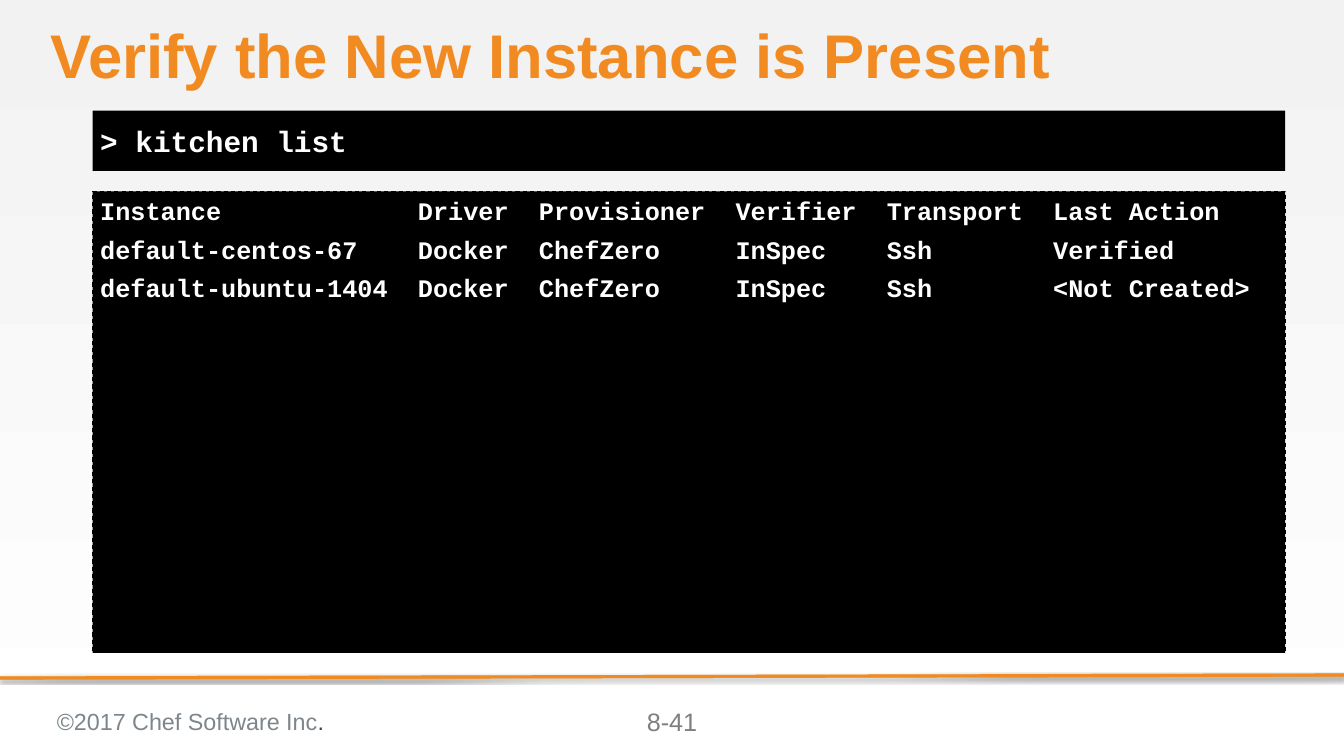
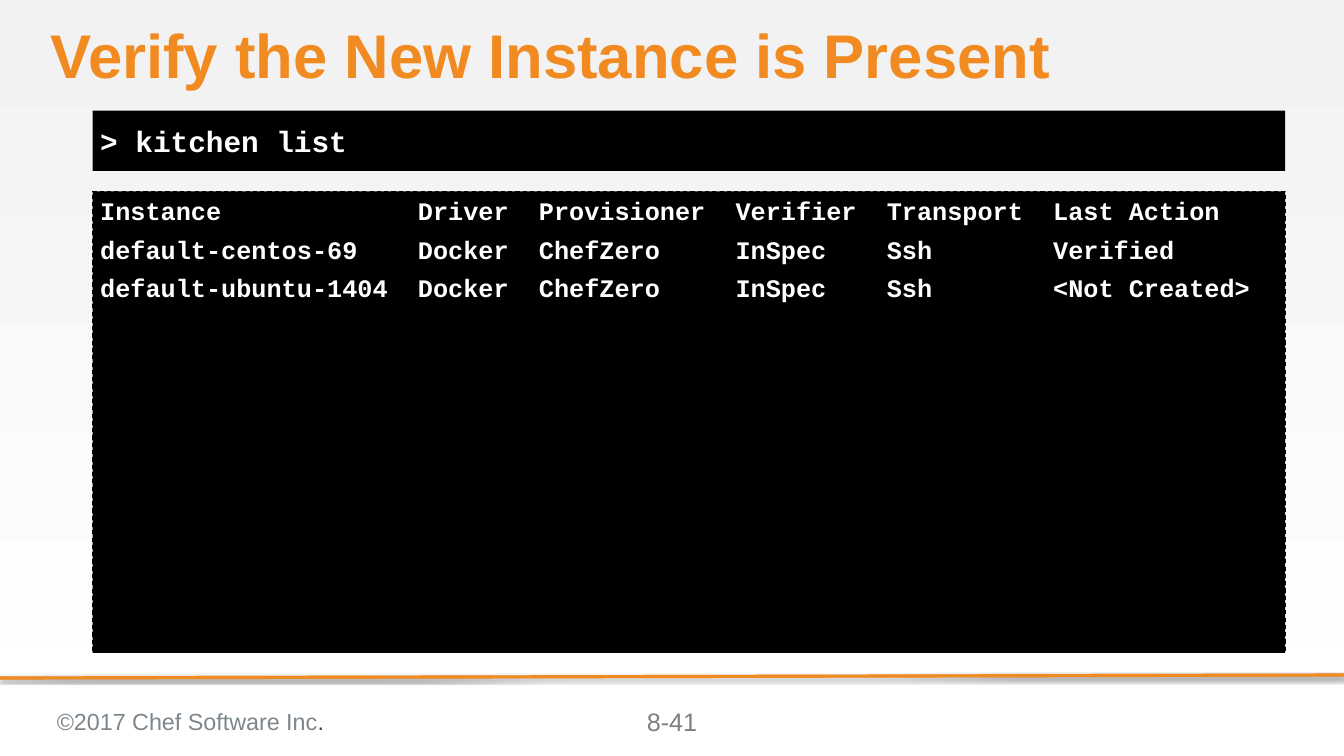
Before and after one commit to ericheiser/chef-intermediate, a slide deck: slide 41 of 08-refactoring_for_multiple_platforms.pptx. Drawn at 1344x756 pixels with LibreOffice and Linux fonts; fonts in the diff are those of the drawing; background and template pictures are left out. Boxes give left, top, right and bottom in pixels: in the first picture for what was removed or moved away, otherwise in the second. Text is boxed around its words. In the diff, an @@ line names an element or a change of style, - is before the commit and + after.

Commit message:
Mod 8: changed centos 6.7 to 6.9, regenerated PDFs

```diff
--- a/08-refactoring_for_multiple_platforms.pptx
+++ b/08-refactoring_for_multiple_platforms.pptx
@@ text at (x1=100, y1=240, x2=1174, y2=265): text changed @@
-default-centos-67 Docker ChefZero InSpec Ssh Verified
+default-centos-69 Docker ChefZero InSpec Ssh Verified
```
Also in this commit, not shown: 1 other slide changed, 2 other files.
